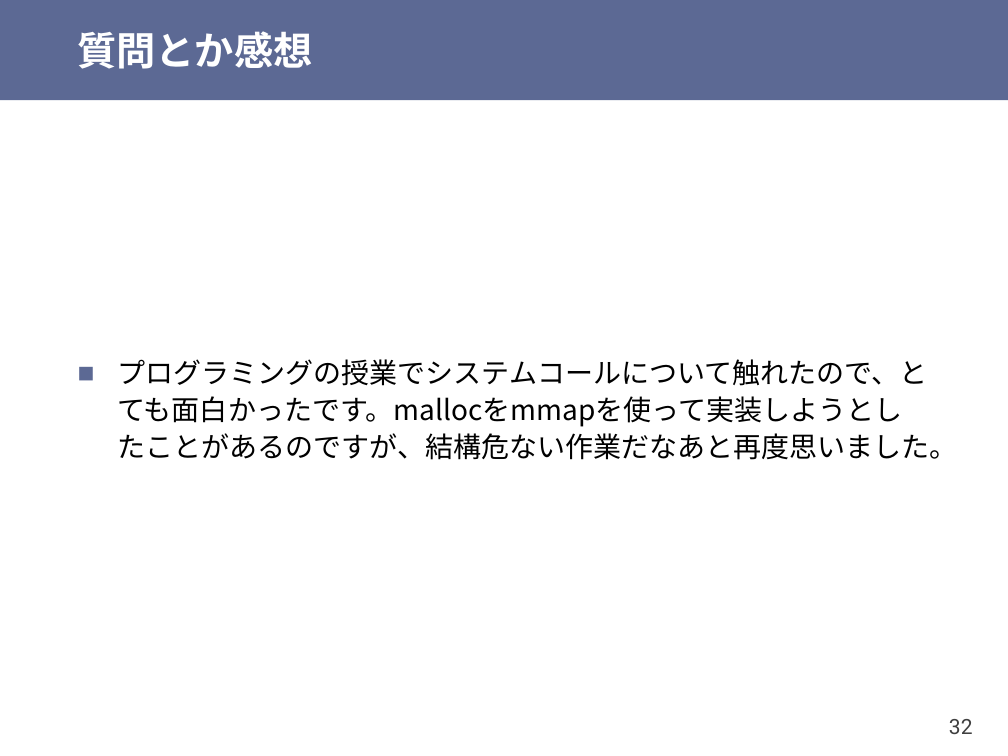
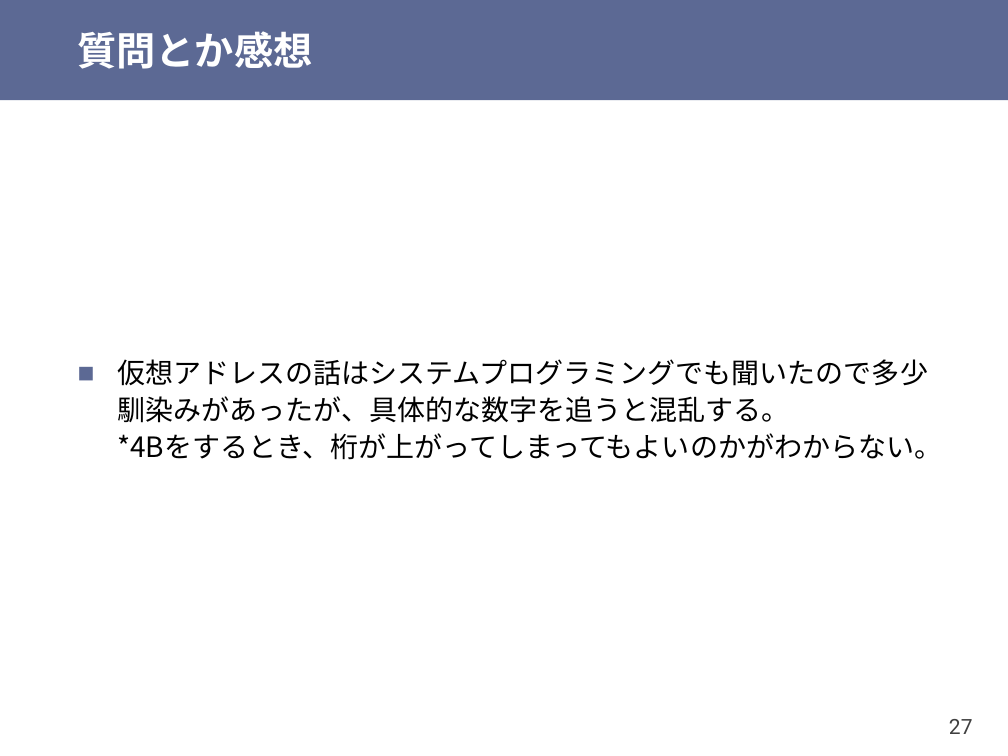
Before and after one commit to shioyadan/otya-computer-architecture-i, a slide deck: slide 27 of cai-shioya-12.pptx (slide 32 before the commit). Drawn at 1008x756 pixels with LibreOffice and Linux fonts; fonts in the diff are those of the drawing. Boxes give left, top, right and bottom in pixels: in the first picture for what was removed or moved away, otherwise in the second. Text is boxed around its words. In the diff, an @@ line names an element or a change of style, - is before the commit and + after.

Commit message:
第１２回を追加

```diff
--- a/cai-shioya-12.pptx
+++ b/cai-shioya-12.pptx
@@ text at [117,359,942,460]: text changed @@
-■ プログラミングの授業でシステムコールについて触れたので、とても面白かったです。mallocをmmapを使って実装しようとしたことがあるのですが、結構危ない作業だなあと再度思いました。
+■ 仮想アドレスの話はシステムプログラミングでも聞いたので多少馴染みがあったが、具体的な数字を追うと混乱する。
+  *4Bをするとき、桁が上がってしまってもよいのかがわからない。
@@ page number at [949,719,973,734]: text changed @@
-32
+27
```
Also in this commit, not shown: 21 other slides changed, 2 slides added, 15 slides removed, 1 other file.
